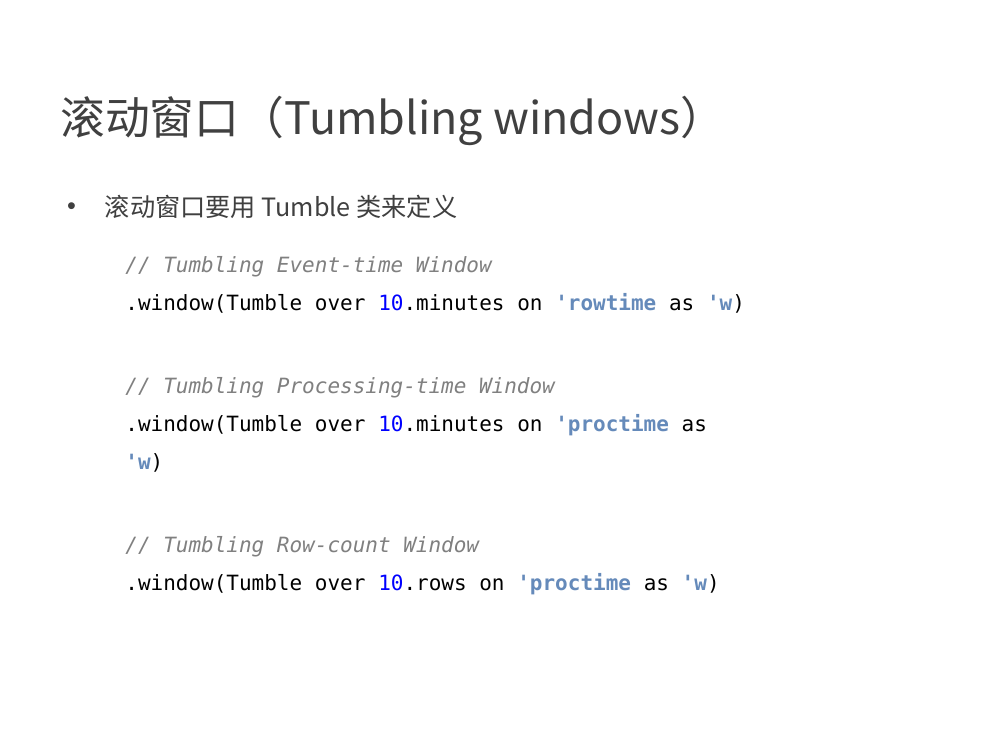
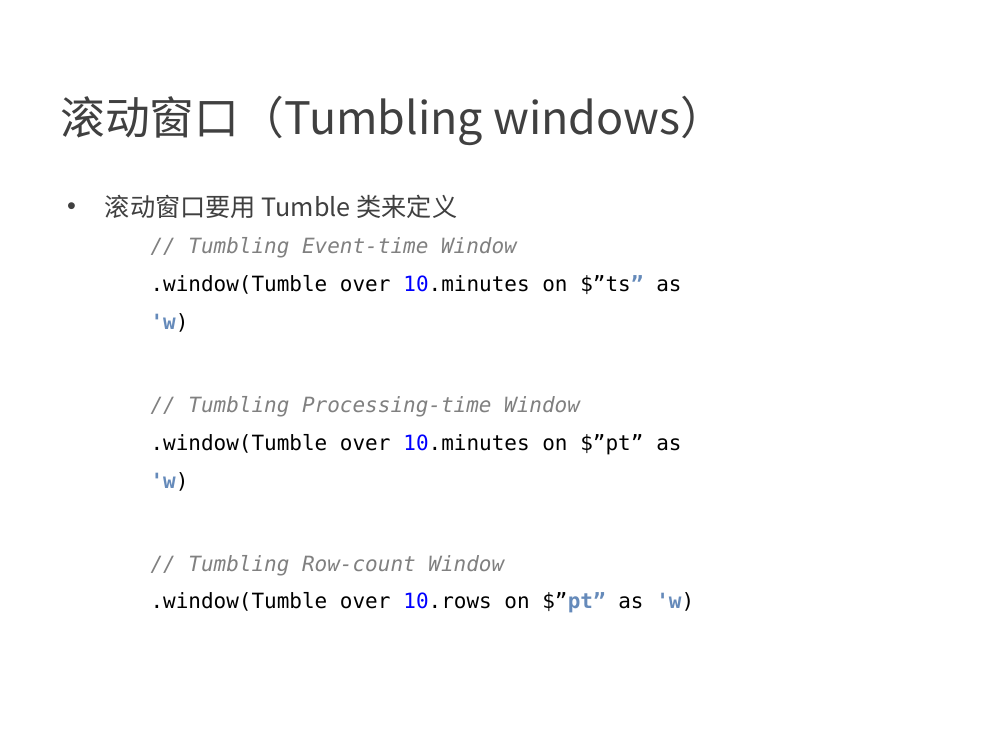
Before and after one commit to confucianzuoyuan/flink-tutorial, a slide deck: slide 40 of slides/9_Table API 和 Flink SQL.pptx. Drawn at 1008x756 pixels with LibreOffice and Linux fonts; fonts in the diff are those of the drawing; background and template pictures are left out. Boxes give left, top, right and bottom in pixels: in the first picture for what was removed or moved away, otherwise in the second. Text is boxed around its words. In the diff, an @@ line names an element or a change of style, - is before the commit and + after.

```diff
--- a/slides/9_Table API 和 Flink SQL.pptx
+++ b/slides/9_Table API 和 Flink SQL.pptx
@@ text "// Tumbling Event-time Window": place and size @@
-text "// Tumbling Event-time Window" at box(125, 256, 745, 595)
+text "// Tumbling Event-time Window" at box(151, 237, 694, 613)
@@ text at box(151, 275, 694, 613): text changed @@
-.window(Tumble over 10.minutes on 'rowtime as 'w)
-// Tumbling Processing-time Window
-.window(Tumble over 10.minutes on 'proctime as 'w)
-// Tumbling Row-count Window
-.window(Tumble over 10.rows on 'proctime as 'w)
+.window(Tumble over 10.minutes on $”ts” as 'w)
+// Tumbling Processing-time Window
+.window(Tumble over 10.minutes on $”pt” as 'w)
+// Tumbling Row-count Window
+.window(Tumble over 10.rows on $”pt” as 'w)
```
Also in this commit, not shown: 11 other slides changed, 1 other file.
